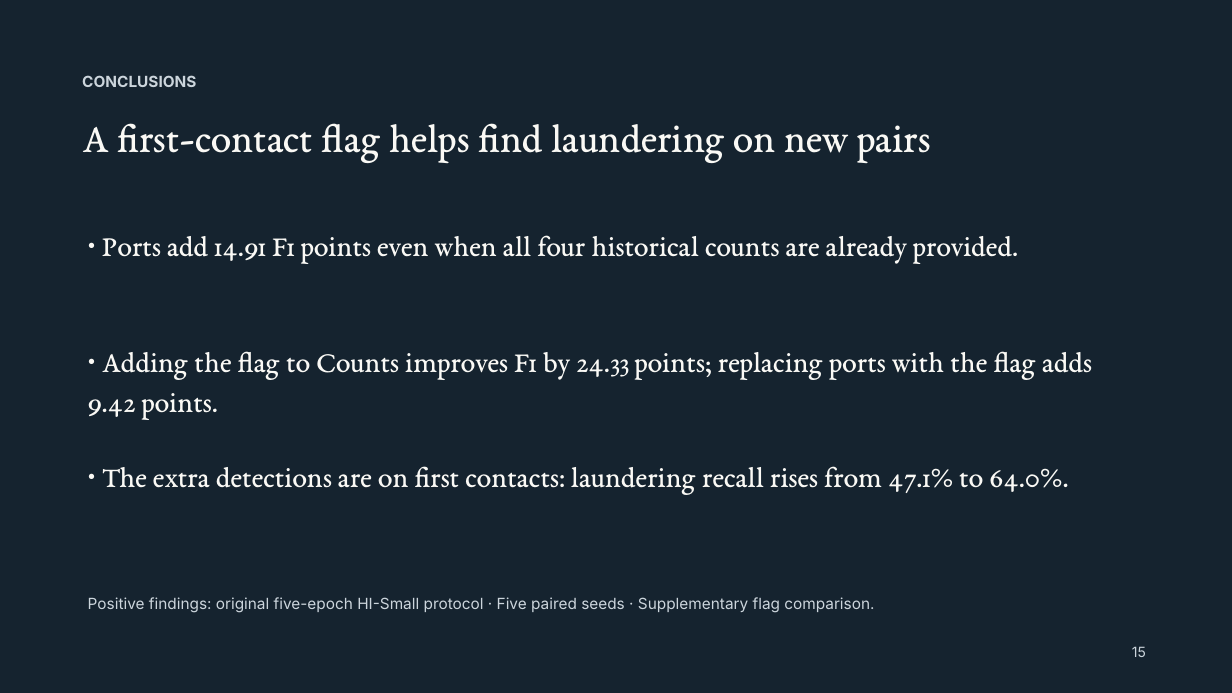
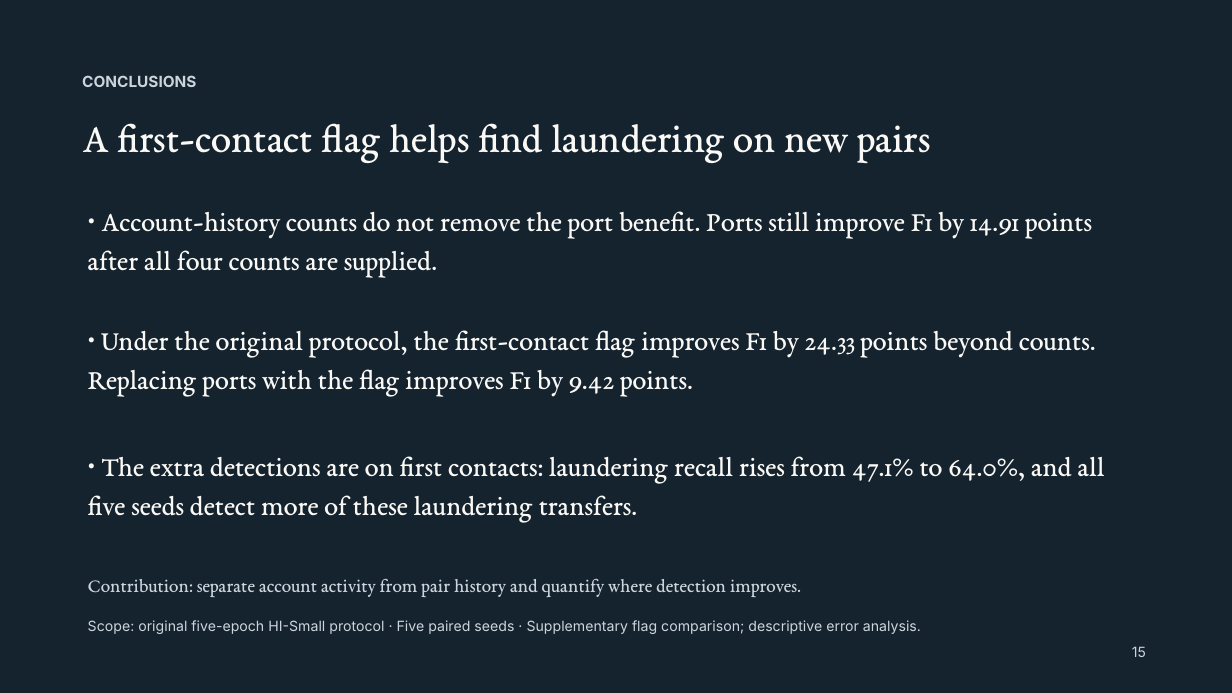
Before and after one commit to Yuchen-Fu/COMP9501, a slide deck: slide 15 of presentation/final-research/Beyond_Counterparty_Counts_FINAL.pptx. Drawn at 1232x693 pixels with LibreOffice and Linux fonts; fonts in the diff are those of the drawing. Boxes give left, top, right and bottom in pixels: in the first picture for what was removed or moved away, otherwise in the second. Text is boxed around its words. In the diff, an @@ line names an element or a change of style, - is before the commit and + after.

Commit message:
Restore the three evidence-based conclusions and provide a standalone slide

```diff
--- a/presentation/final-research/Beyond_Counterparty_Counts_FINAL.pptx
+++ b/presentation/final-research/Beyond_Counterparty_Counts_FINAL.pptx
@@ text at (x1=88, y1=211, x2=1092, y2=278): text changed; size 23 to 22 pt @@
-• Ports add 14.91 F1 points even when all four historical counts are already provided.
+• Account-history counts do not remove the port benefit. Ports still improve F1 by 14.91 points after all four counts are supplied.
@@ text at (x1=88, y1=330, x2=1096, y2=396): text changed; size 23 to 22 pt @@
-• Adding the flag to Counts improves F1 by 24.33 points; replacing ports with the flag adds 9.42 points.
+• Under the original protocol, the first-contact flag improves F1 by 24.33 points beyond counts. Replacing ports with the flag improves F1 by 9.42 points.
@@ text at (x1=88, y1=456, x2=1105, y2=523): text changed; size 23 to 22 pt @@
-• The extra detections are on first contacts: laundering recall rises from 47.1% to 64.0%.
+• The extra detections are on first contacts: laundering recall rises from 47.1% to 64.0%, and all five seeds detect more of these laundering transfers.
@@ text added at (x1=88, y1=579, x2=801, y2=597), 15 pt, text #CCD5DC @@
+Contribution: separate account activity from pair history and quantify where detection improves.
@@ text at (x1=88, y1=620, x2=921, y2=634): text changed; size 12 to 11 pt @@
-Positive findings: original five-epoch HI-Small protocol · Five paired seeds · Supplementary flag comparison.
+Scope: original five-epoch HI-Small protocol · Five paired seeds · Supplementary flag comparison; descriptive error analysis.
```
Also in this commit, not shown: 23 other files.
